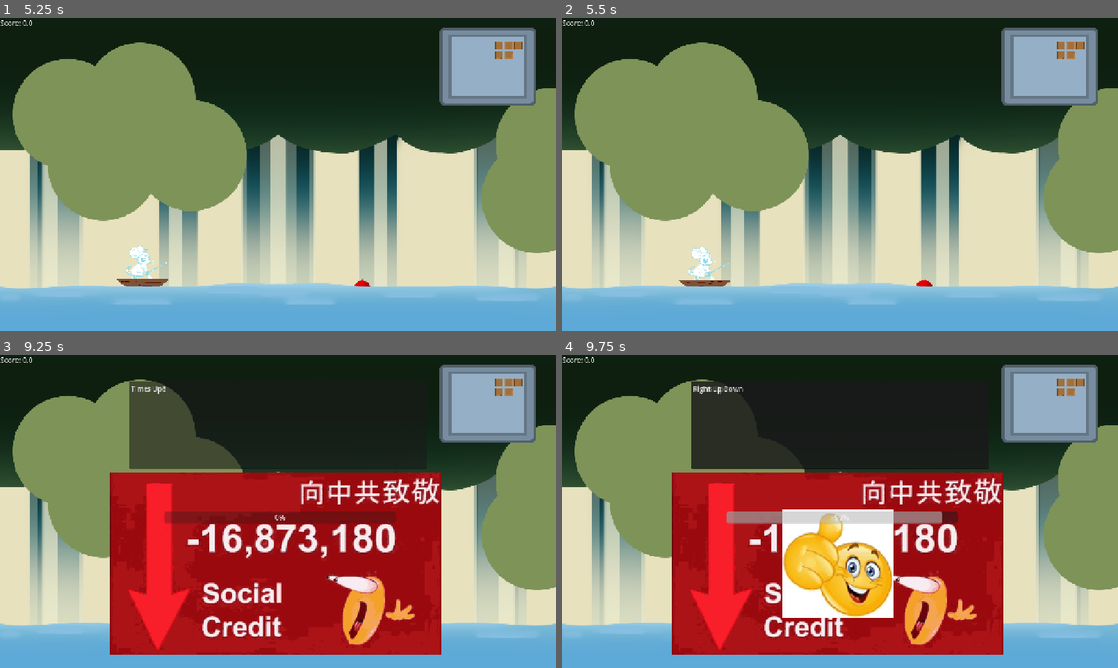
Above: before the commit, frames 1-4 (two rows, left to right).
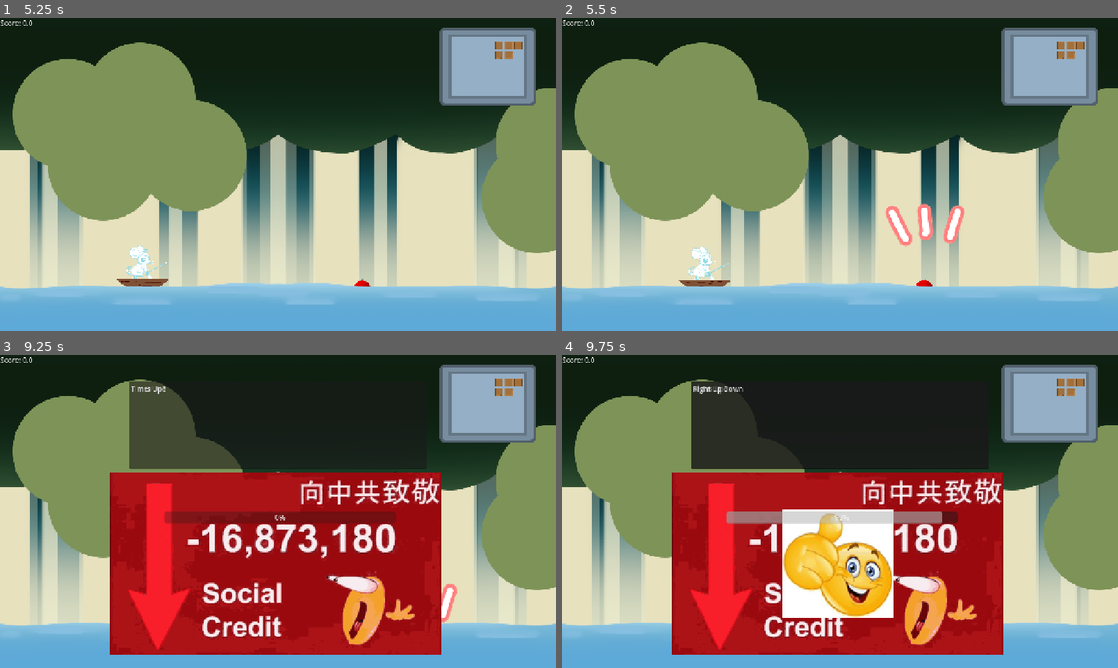
Above: after the commit, the same moments.

Repository: Meoah/Team-Awesome
Game: Godot game, scene res://scenes/game/main_menu.tscn
Same seed, same stepped clock (60 frames per second), same inputs: the game is played once before the commit and once after it.
Inputs:
- Up to frame 1 (5.25 s): click "Start Game" at 0.5 s; tap Enter (ui_accept) at 1.25, 1.35, 1.52, 1.82, 2.1, 2.27, 2.57, 2.85, 3.6, 3.77, 4.07, 4.25, 4.35, 4.52, 4.82, 5.1 s; hold Right (Right) 1.28-2.03 s; hold Down (Down) 2.03-2.78 s; hold Right (Right) 2.78-3.53 s; hold Up (Up) 3.53-4.28 s; hold Left (Left) from 4.28 s (still down)
- Up to frame 2 (5.5 s): keep holding Left (Left); tap Enter (ui_accept) at 5.27 s
- Up to frame 3 (9.25 s): tap Enter (ui_accept) at 5.57, 5.85, 6.6, 6.77, 7.07, 7.35, 7.52, 7.82, 8.1, 8.27, 8.57, 8.85 s; release Left (Left) at 5.78 s; hold Down (Down) 5.78-6.53 s; hold Right (Right) 6.53-7.28 s; hold Up (Up) 7.28-8.03 s; hold Right (Right) 8.03-8.78 s; hold Down (Down) from 8.78 s (still down)
- Up to frame 4 (9.75 s): tap Enter (ui_accept) at 9.5, 9.6 s; release Down (Down) at 9.53 s; hold Left (Left) from 9.53 s (still down)

Frame 1 is identical in both runs. In frame 2, 0.9% of the frame differs, in the area x 58-73%, y 59-74%; in frame 3, 0.2%; in frame 4, nothing differs.

Commit message:
Indicators and updated fishing logic

Diff:
--- a/scenes/game/daytime_main.tscn
+++ b/scenes/game/daytime_main.tscn
@@ -7,16 +7,18 @@
 [ext_resource type="PackedScene" uid="uid://8rtag1fl3an4" path="res://scenes/actors/bobber.tscn" id="3_6j7wl"]
 [ext_resource type="Texture2D" uid="uid://diefr1j4j4pji" path="res://assets/textures/background/FishingBGFiller.png" id="3_nw5db"]
 [ext_resource type="Texture2D" uid="uid://dd3ee7km1o5o3" path="res://assets/textures/background/Placeholder_Water.png" id="5_8rhjh"]
+[ext_resource type="Texture2D" uid="uid://cv2ycg3ht86i6" path="res://assets/textures/vfx/exclaim.png" id="6_ovvot"]
 
 [sub_resource type="RectangleShape2D" id="RectangleShape2D_6j7wl"]
 size = Vector2(1280, 89)
 
-[node name="DaytimeMain" type="Node2D" node_paths=PackedStringArray("MC", "Bobber", "Score")]
+[node name="DaytimeMain" type="Node2D" node_paths=PackedStringArray("MC", "Bobber", "Score", "Indicator")]
 script = ExtResource("1_2jsv6")
 fishingMinigameScene = ExtResource("2_kebv3")
 MC = NodePath("MainCharacter")
 Bobber = NodePath("Bobber")
 Score = NodePath("Score")
+Indicator = NodePath("Indicator")
 
 [node name="Background" type="Sprite2D" parent="."]
 position = Vector2(640, 360)
@@ -27,6 +29,10 @@
 scale = Vector2(0.15348448, 0.15348448)
 
 [node name="Bobber" parent="." instance=ExtResource("3_6j7wl")]
+
+[node name="Indicator" type="Sprite2D" parent="."]
+position = Vector2(0, -50)
+texture = ExtResource("6_ovvot")
 
 [node name="Inventory_UI" parent="." instance=ExtResource("2_crqjc")]
 
--- a/scripts/game/daytime_main.gd
+++ b/scripts/game/daytime_main.gd
@@ -6,6 +6,7 @@
 @export var MC : Sprite2D
 @export var Bobber : RigidBody2D
 @export var Score : Label
+@export var Indicator : Sprite2D
 
 var timeSinceCast : float = 0.0
 var bobberActive : bool = false
@@ -28,6 +29,9 @@
 func _process(delta: float) -> void:
 	timeSinceCast += delta
 	boatTimer += delta
+	#TODO Don't leave this here, figure out when to update later
+	Score.text = "Score: " + str(player_data.get_score())
+
 	if Input.is_action_just_pressed("ui_accept") && !bobberActive:
 		bobberActive = true
 		Bobber.set_freeze_enabled(false)
@@ -39,14 +43,16 @@
 		bobTime += delta
 		Bobber.global_position.y = bobOriginY + sin(bobTime * 5.0) * 2.5
 
-	if bobberInWater && timeSinceCast >= fishTimer:
+	if bobberInWater && timeSinceCast >= fishTimer && !fishReady:
 		fishReady = true
+		Indicator.global_position = Bobber.global_position + Vector2(0,-150)
 		Bobber.set_freeze_enabled(false)
 
 	if fishReady && Input.is_action_just_pressed("ui_accept"):
 		fishReady = false
 		bobberInWater = false
 		bobberActive = false
+		Indicator.global_position = Vector2(-100,-100)
 		if fishingMinigameScene:
 			var minigame = fishingMinigameScene.instantiate()
 			add_child(minigame)
Binary file added: assets/textures/vfx/exclaim.png
Not shown: 1 places in scenes/game/daytime_main.tscn that only renumber resources
